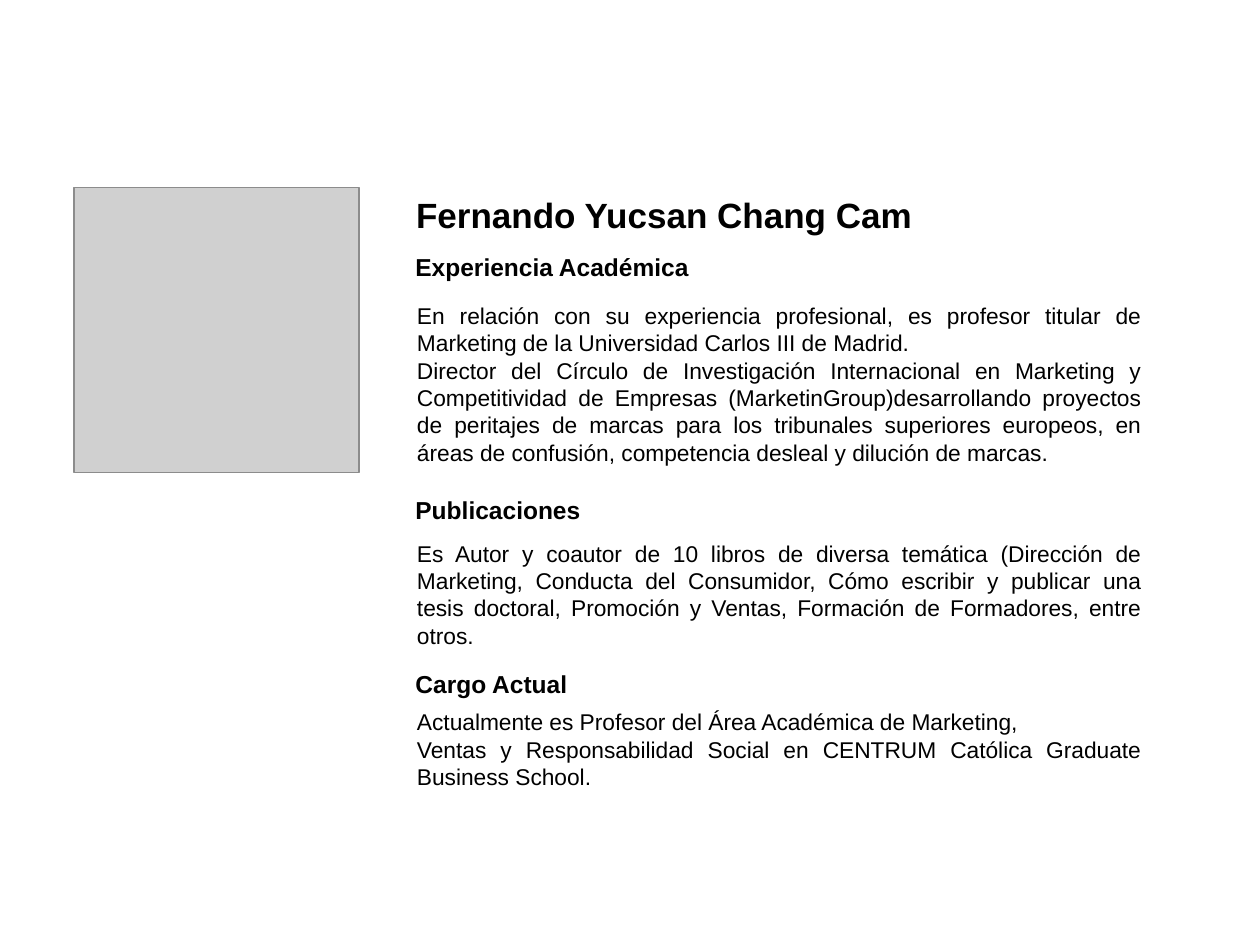
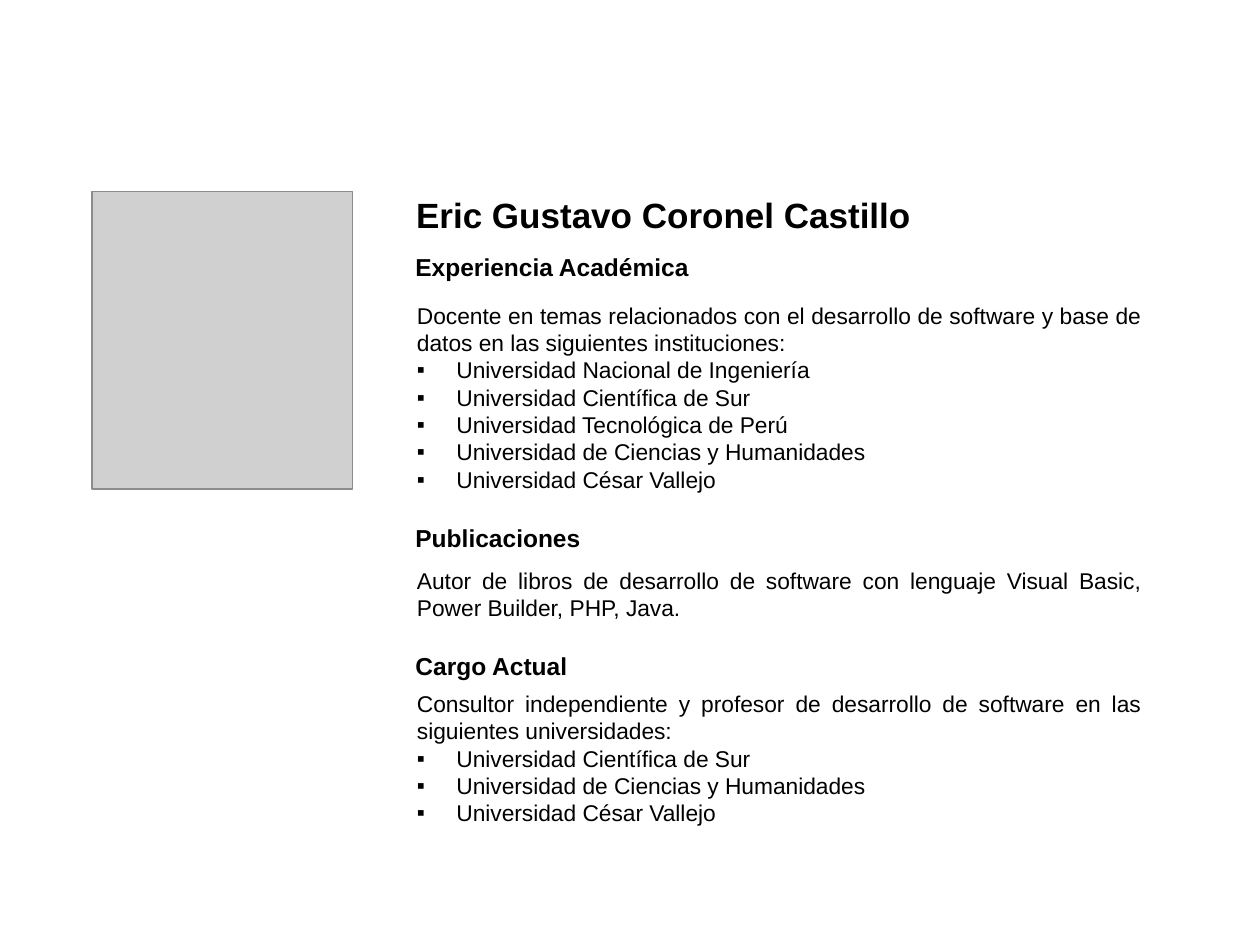
Before and after one commit to gcoronelc/UCV_MET-PROG_2017-2, a slide deck: slide 2 of PRIMER_DIA/PLANTILLA PRESENTACIÓN DOC..pptx. Drawn at 1260x945 pixels with LibreOffice and Linux fonts; fonts in the diff are those of the drawing; grey boxes stand for pictures; background and template pictures are left out. Boxes give left, top, right and bottom in pixels: in the first picture for what was removed or moved away, otherwise in the second. Text is boxed around its words. In the diff, an @@ line names an element or a change of style, - is before the commit and + after.

```diff
--- a/PRIMER_DIA/PLANTILLA PRESENTACIÓN DOC..pptx
+++ b/PRIMER_DIA/PLANTILLA PRESENTACIÓN DOC..pptx
@@ picture: place and size @@
-picture at [74, 188, 359, 472]
+picture at [92, 192, 353, 489]
@@ text at [416, 202, 910, 229]: text changed @@
-Fernando Yucsan Chang Cam
+Eric Gustavo Coronel Castillo
@@ text at [417, 307, 1141, 493]: text changed @@
-En relación con su experiencia profesional, es profesor titular de Marketing de la Universidad Carlos III de Madrid.
-Director del Círculo de Investigación Internacional en Marketing y Competitividad de Empresas (MarketinGroup)desarrollando proyectos de peritajes de marcas para los tribunales superiores europeos, en áreas de confusión, competencia desleal y dilución de marcas.
+Docente en temas relacionados con el desarrollo de software y base de datos en las siguientes instituciones:
+▪ Universidad Nacional de Ingeniería
+▪ Universidad Científica de Sur
+▪ Universidad Tecnológica de Perú
+▪ Universidad de Ciencias y Humanidades
+▪ Universidad César Vallejo
@@ text "Publicaciones": place and size @@
-text "Publicaciones" at [415, 501, 580, 520]
+text "Publicaciones" at [415, 529, 580, 548]
@@ text at [417, 572, 1141, 619]: text changed @@
-Es Autor y coautor de 10 libros de diversa temática (Dirección de Marketing, Conducta del Consumidor, Cómo escribir y publicar una tesis doctoral, Promoción y Ventas, Formación de Formadores, entre otros.
+Autor de libros de desarrollo de software con lenguaje Visual Basic, Power Builder, PHP, Java.
@@ text "Cargo Actual": place and size @@
-text "Cargo Actual" at [415, 675, 567, 698]
+text "Cargo Actual" at [415, 657, 567, 680]
@@ text at [417, 695, 1141, 826]: text changed @@
-Actualmente es Profesor del Área Académica de Marketing,
-Ventas y Responsabilidad Social en CENTRUM Católica Graduate Business School.
+Consultor independiente y profesor de desarrollo de software en las siguientes universidades:
+▪ Universidad Científica de Sur
+▪ Universidad de Ciencias y Humanidades
+▪ Universidad César Vallejo
```
Also in this commit, not shown: 9 other files.
